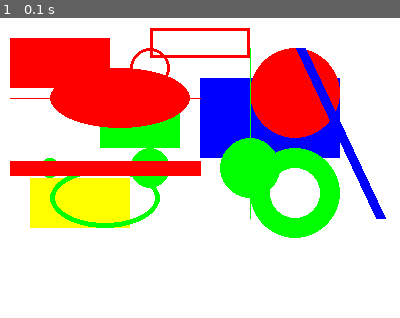
Above: before the commit, frame 1.
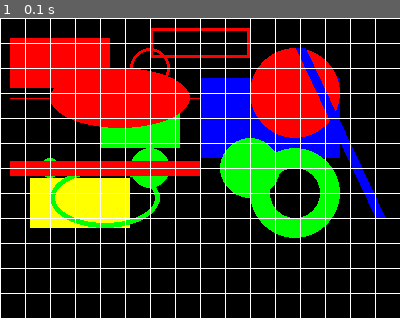
Above: after the commit, the same moment.

Repository: pipipik/py_game_01
Game: pygame game, started from draw_01.py
Two runs of this game, one before a commit and one after it. Both use one fixed random seed, a clock stepped at 60 frames per second and the inputs below.
Inputs:
- Up to frame 1 (0.1 s): no input

The runs differ from the first frame. In frame 1, 63% of the frame differs, in the area x 0-100%, y 0-100%.

Commit message:
draw_line2

Diff:
--- a/draw_01.py
+++ b/draw_01.py
@@ -1,4 +1,4 @@
-"""draw_04.py"""
+"""draw_04_1.py"""
 import sys
 import pygame
 from pygame.locals import QUIT, Rect
@@ -17,7 +17,7 @@
         pygame.quit() # pygameの初期化を解除
         sys.exit() # プログラム終了
 
-    SURFACE.fill((255, 255, 255)) # ウィンドウを白色(R,G,B)に塗りつぶす
+    SURFACE.fill((0, 0, 0)) # ウィンドウを黒色(R,G,B)に塗りつぶす
 
     # rect(SURFACE: ベース画面オブジェクト, color: 色, (x, y, width, height): 位置, サイズ, width: 線の幅)
     # 赤 : 矩形(塗りつぶし)
@@ -65,6 +65,14 @@
     end_pos = (380, 200)
     pygame.draw.line(SURFACE, (0, 0, 255), start_pos, end_pos, 10)
 
+    #for文と組み合わせて格子状の模様を作成
+    # 白 : 縦線
+    for xpos in range(0, 400, 25): #0から400まで25ずつの幅で増加するxpos(x座標)
+      pygame.draw.line(SURFACE, 0xFFFFFF, (xpos, 0), (xpos, 300))
+    # 白 : 横線
+    for ypos in range(0, 300, 25): #0から300まで25ずつの幅で増加するypos(y座標)
+      pygame.draw.line(SURFACE, 0xFFFFFF, (0, ypos), (400, ypos))
+
     pygame.display.update() # プログラム中に描画した内容を画面に反映
     FPSCLOCK.tick(10) # 1秒間に10回ループが実行
 
